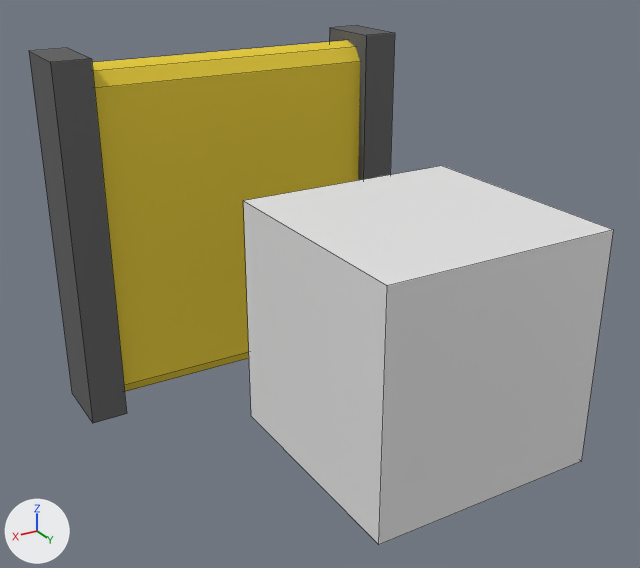
Before and after pictures for a commit that changed the Blender file Assets/Models/Scoop.blend.
Before and after are seen from a 50 mm camera at (1.056, 2.27, 0.847) aimed at (0.015, 0.536, -0.019). Arrows for +X, +Y and +Z are at lower left; the lights stay in place. Mesh edges are drawn as thin lines.

Objects in the first picture: 'Siding', 'Tread', 'ref'.
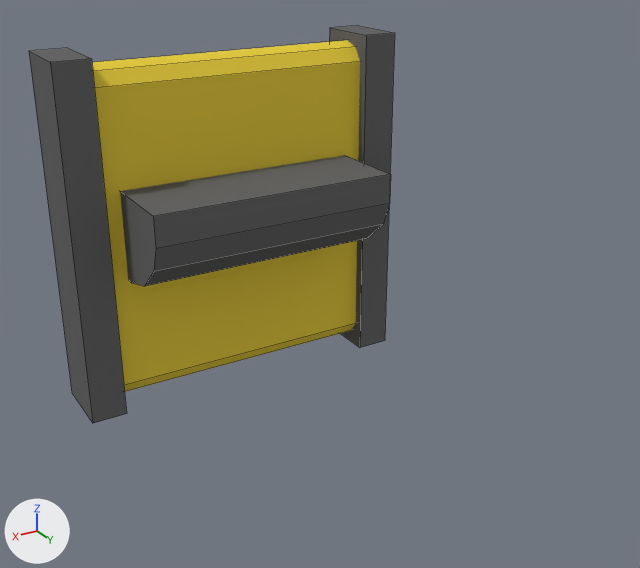
Boxes [x1, y1, x2, y2] around the edits, measured in the pictures (640 x 568 px):
'ref', deleted
    before: [243, 166, 613, 545]
'Scoop', added
    after: [120, 155, 391, 286]

The change, as a diff of the scene's bpy script:
```diff
--- a/Assets/Models/Scoop.blend.py
+++ b/Assets/Models/Scoop.blend.py
@@ me_cube_004 @@
+me_cube_004.from_pydata([(-0.35, 0.01, -0.103), (-0.35, 0.01, 0.15), (-0.35, 0.31, 0.15), (0.35, 0.01, -0.103), (0.35, 0.01, 0.15), (0.35, 0.31, 0.15), (-0.35, 0.31, 0.065), (-0.35, 0.095, -0.103), (-0.35, 0.281, -0.005), (-0.35, 0.202, -0.074), (0.35, 0.095, -0.103), (0.35, 0.31, 0.065), (0.35, 0.202, -0.074), (0.35, 0.281, -0.005)], [], [(6, 2, 5, 11), (10, 12, 13, 11, 5, 4, 3), (3, 4, 1, 0), (0, 1, 2, 6, 8, 9, 7), (5, 2, 1, 4), (10, 7, 9, 12), (12, 9, 8, 13), (13, 8, 6, 11), (7, 10, 3, 0)])
+me_cube_004.materials.append(mat_conveyorbeltrim)  # dark grey #686868
@@ ob_ref @@
-ob_ref = bpy.data.objects.new('ref', me_cube_001)
-ob_ref.location = (0.0, 0.905, 0.0)
-ob_ref.scale = (0.266, 0.266, 0.266)
@@ ob_scoop @@
+ob_scoop = bpy.data.objects.new('Scoop', me_cube_004)
+ob_scoop.location = (0.0, 0.0, 0.0)
```
